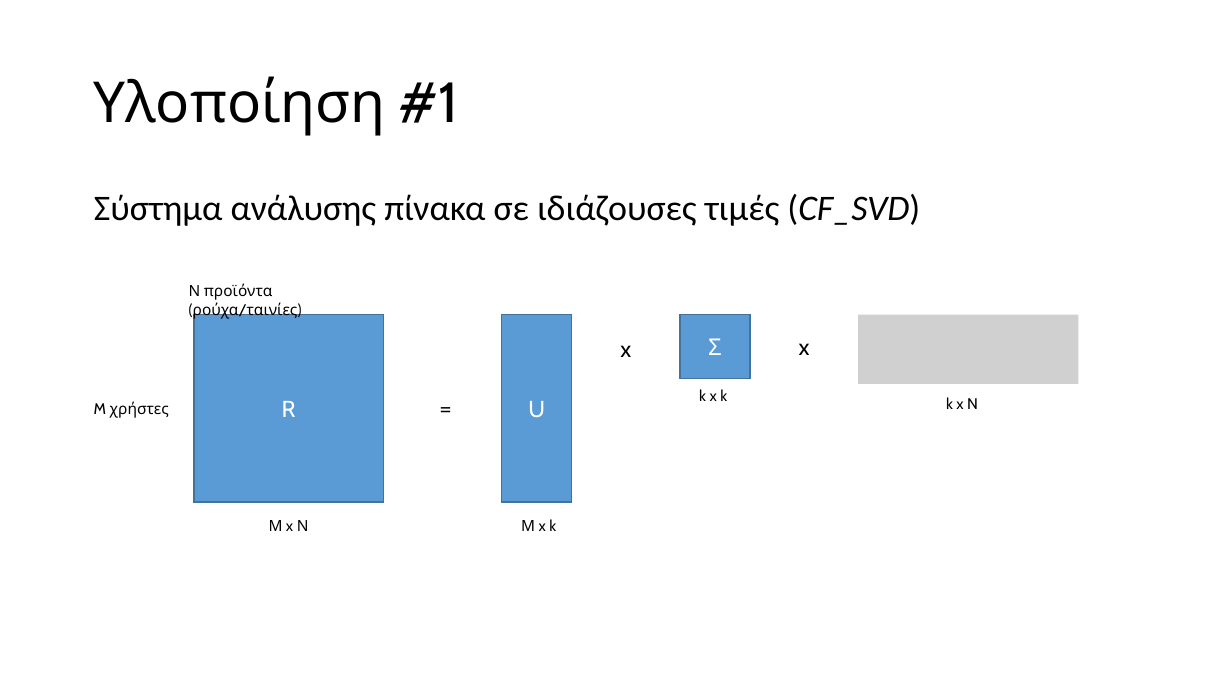
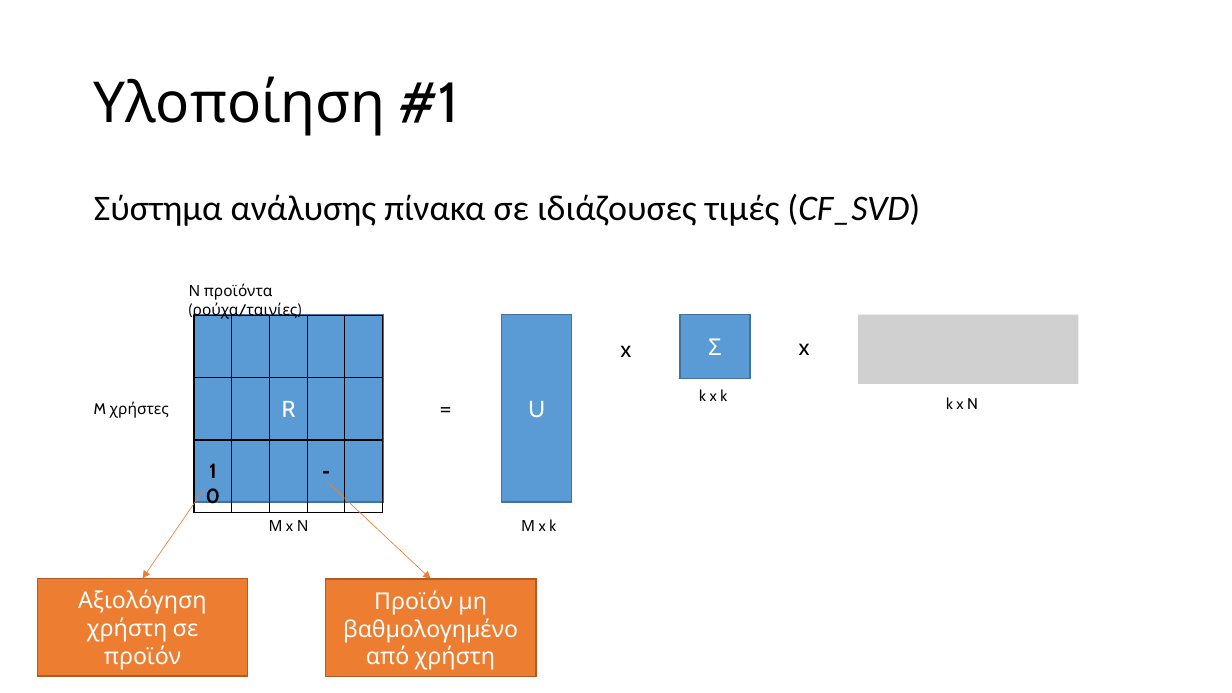
Before and after one commit to mpountou/General-Recommendation-Engine, a slide deck: slide 9 of παρουσίαση.pptx. Drawn at 1232x693 pixels with LibreOffice and Linux fonts; fonts in the diff are those of the drawing; grey boxes stand for pictures. Boxes give left, top, right and bottom in pixels: in the first picture for what was removed or moved away, otherwise in the second. Text is boxed around its words. In the diff, an @@ line names an element or a change of style, - is before the commit and + after.

```diff
--- a/παρουσίαση.pptx
+++ b/παρουσίαση.pptx
@@ table added at bbox=[194, 316, 384, 502], 3 rows, 5 columns @@
+ |  |  |  | 
+ |  |  |  | 
+10 |  |  | - | 
@@ arrow added from (204, 489) to (142, 579), #ED7D31 0.5 pt @@
@@ arrow added from (327, 482) to (431, 579), #ED7D31 0.5 pt @@
@@ rectangle added at bbox=[37, 579, 248, 677], fill #ED7D31, outline #AF5C24 1 pt, 18 pt, text #FFFFFF @@
+Αξιολόγηση χρήστη σε προϊόν
@@ rectangle added at bbox=[325, 579, 536, 677], fill #ED7D31, outline #AF5C24 1 pt, 18 pt, text #FFFFFF @@
+Προϊόν μη βαθμολογημένο από χρήστη
```
Also in this commit, not shown: 4 other slides changed.
